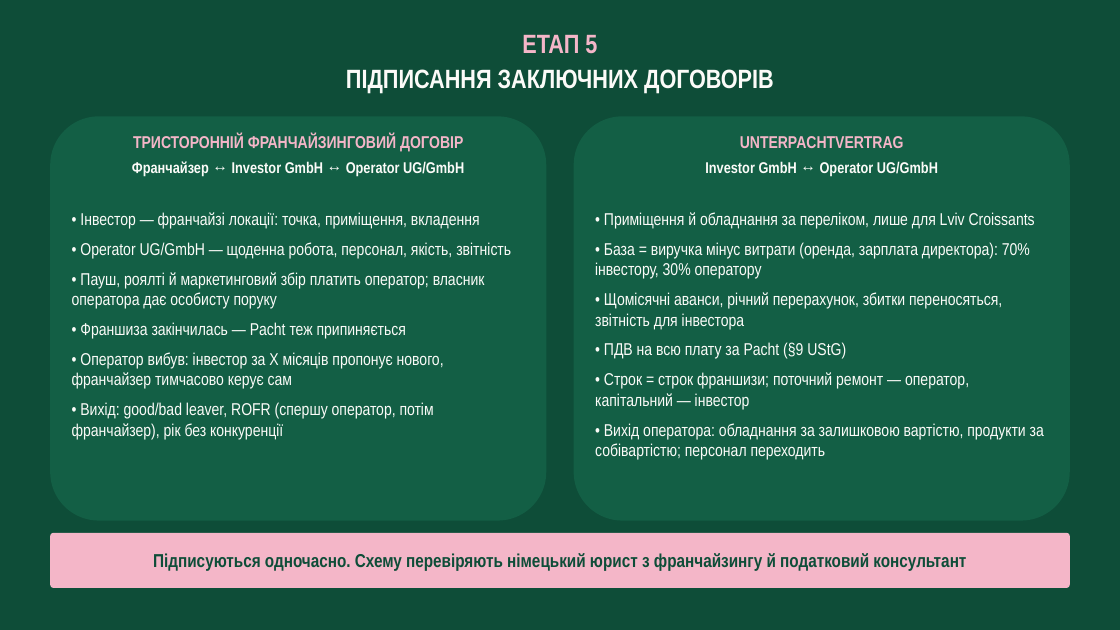
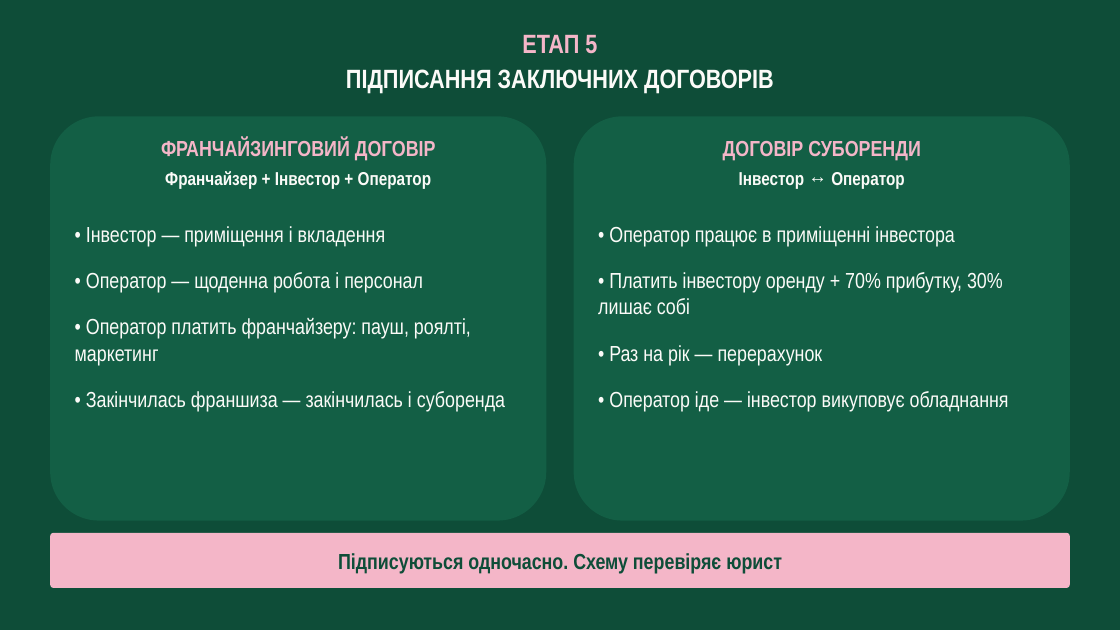
Before and after one commit to denfidiriv-cmyk/xcrypto, a slide deck: slide 31 of presentation_latest.pptx. Drawn at 1120x630 pixels with LibreOffice and Linux fonts; fonts in the diff are those of the drawing. Boxes give left, top, right and bottom in pixels: in the first picture for what was removed or moved away, otherwise in the second. Text is boxed around its words. In the diff, an @@ line names an element or a change of style, - is before the commit and + after.

```diff
--- a/presentation_latest.pptx
+++ b/presentation_latest.pptx
@@ text at box(161, 138, 436, 189): text changed; size 20 to 24 pt @@
-ТРИСТОРОННІЙ ФРАНЧАЙЗИНГОВИЙ ДОГОВІР
-Франчайзер ↔ Investor GmbH ↔ Operator UG/GmbH
+ФРАНЧАЙЗИНГОВИЙ ДОГОВІР
+Франчайзер + Інвестор + Оператор
@@ text at box(723, 141, 921, 189): text changed; size 20 to 24 pt @@
-UNTERPACHTVERTRAG
-Investor GmbH ↔ Operator UG/GmbH
+ДОГОВІР СУБОРЕНДИ
+Інвестор ↔ Оператор
@@ text at box(75, 226, 505, 412): text changed; size 22 to 28 pt @@
-• Інвестор — франчайзі локації: точка, приміщення, вкладення
-• Operator UG/GmbH — щоденна робота, персонал, якість, звітність
-• Пауш, роялті й маркетинговий збір платить оператор; власник оператора дає особисту поруку
-• Франшиза закінчилась — Pacht теж припиняється
-• Оператор вибув: інвестор за X місяців пропонує нового, франчайзер тимчасово керує сам
-• Вихід: good/bad leaver, ROFR (спершу оператор, потім франчайзер), рік без конкуренції
+• Інвестор — приміщення і вкладення
+• Оператор — щоденна робота і персонал
+• Оператор платить франчайзеру: пауш, роялті, маркетинг
+• Закінчилась франшиза — закінчилась і суборенда
@@ text at box(598, 226, 1009, 412): text changed; size 22 to 28 pt @@
-• Приміщення й обладнання за переліком, лише для Lviv Croissants
-• База = виручка мінус витрати (оренда, зарплата директора): 70% інвестору, 30% оператору
-• Щомісячні аванси, річний перерахунок, збитки переносяться, звітність для інвестора
-• ПДВ на всю плату за Pacht (§9 UStG)
-• Строк = строк франшизи; поточний ремонт — оператор, капітальний — інвестор
-• Вихід оператора: обладнання за залишковою вартістю, продукти за собівартістю; персонал переходить
+• Оператор працює в приміщенні інвестора
+• Платить інвестору оренду + 70% прибутку, 30% лишає собі
+• Раз на рік — перерахунок
+• Оператор іде — інвестор викуповує обладнання
@@ text at box(338, 553, 782, 574): text changed; size 24 to 28 pt @@
-Підписуються одночасно. Схему перевіряють німецький юрист з франчайзингу й податковий консультант
+Підписуються одночасно. Схему перевіряє юрист
```
